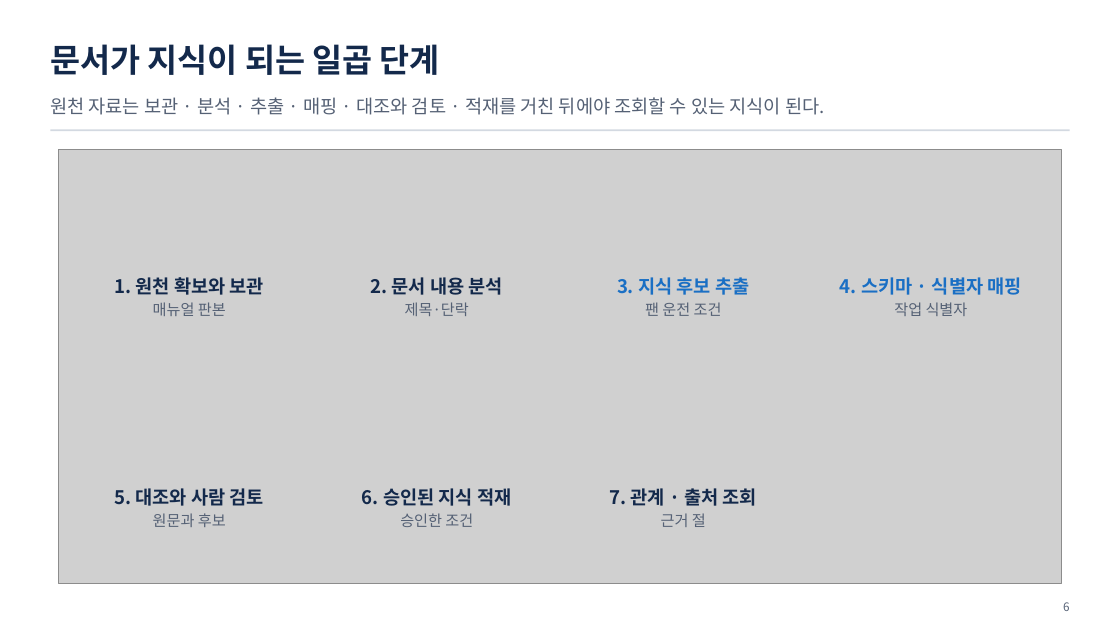
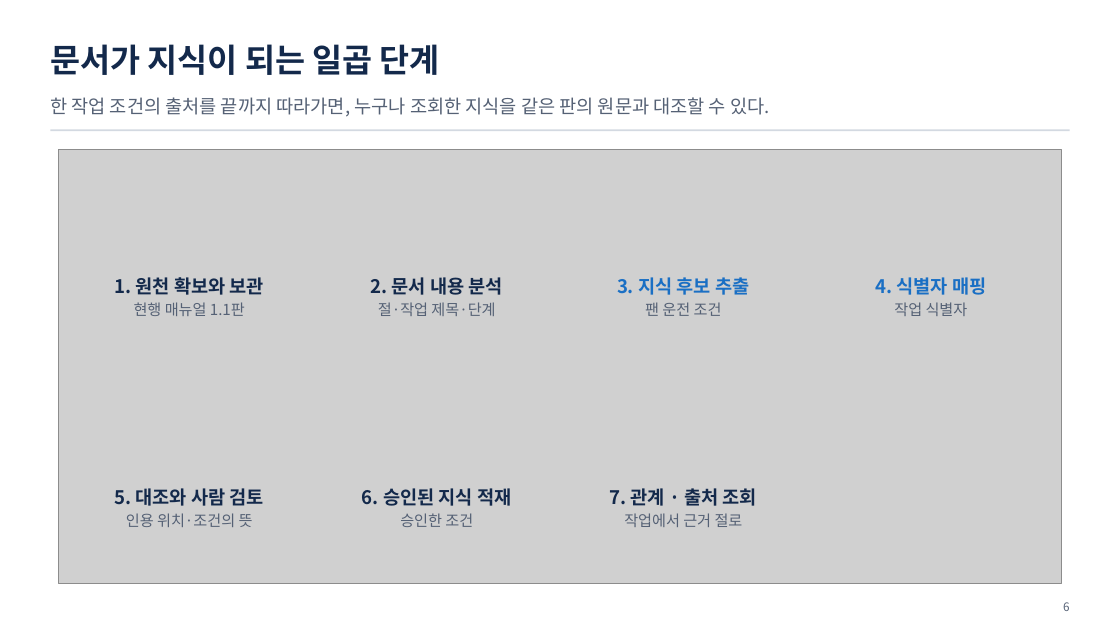
Before and after one commit to uengine-oss/hyd-iot-edu, a slide deck: slide 6 of workspace/강의제작/산출물/통합반/이론_오프라인/04회차/통합반_오프라인_04회차.pptx. Drawn at 1120x630 pixels with LibreOffice and Linux fonts; fonts in the diff are those of the drawing; grey boxes stand for pictures. Boxes give left, top, right and bottom in pixels: in the first picture for what was removed or moved away, otherwise in the second. Text is boxed around its words. In the diff, an @@ line names an element or a change of style, - is before the commit and + after.

Commit message:
통합반 현장 4회차 1~10장의 언어 모델 후보와 원문 대조 활동·발표자 노트를 온라인 확정 화면에 맞춘다

```diff
--- a/workspace/강의제작/산출물/통합반/이론_오프라인/04회차/통합반_오프라인_04회차.pptx
+++ b/workspace/강의제작/산출물/통합반/이론_오프라인/04회차/통합반_오프라인_04회차.pptx
@@ text at (x1=50, y1=97, x2=770, y2=117): text changed @@
-원천 자료는 보관 · 분석 · 추출 · 매핑 · 대조와 검토 · 적재를 거친 뒤에야 조회할 수 있는 지식이 된다.
+한 작업 조건의 출처를 끝까지 따라가면, 누구나 조회한 지식을 같은 판의 원문과 대조할 수 있다.
@@ text at (x1=875, y1=277, x2=986, y2=295): text changed @@
-4. 스키마 · 식별자 매핑
+4. 식별자 매핑
@@ text at (x1=134, y1=302, x2=245, y2=316): text changed @@
-매뉴얼 판본
+현행 매뉴얼 1.1판
@@ text at (x1=378, y1=302, x2=495, y2=316): text changed @@
-제목·단락
+절·작업 제목·단계
@@ text at (x1=126, y1=513, x2=253, y2=527): text changed @@
-원문과 후보
+인용 위치·조건의 뜻
@@ text at (x1=624, y1=513, x2=743, y2=527): text changed @@
-근거 절
+작업에서 근거 절로
```
Also in this commit, not shown: 6 other slides changed, 10 other files.
